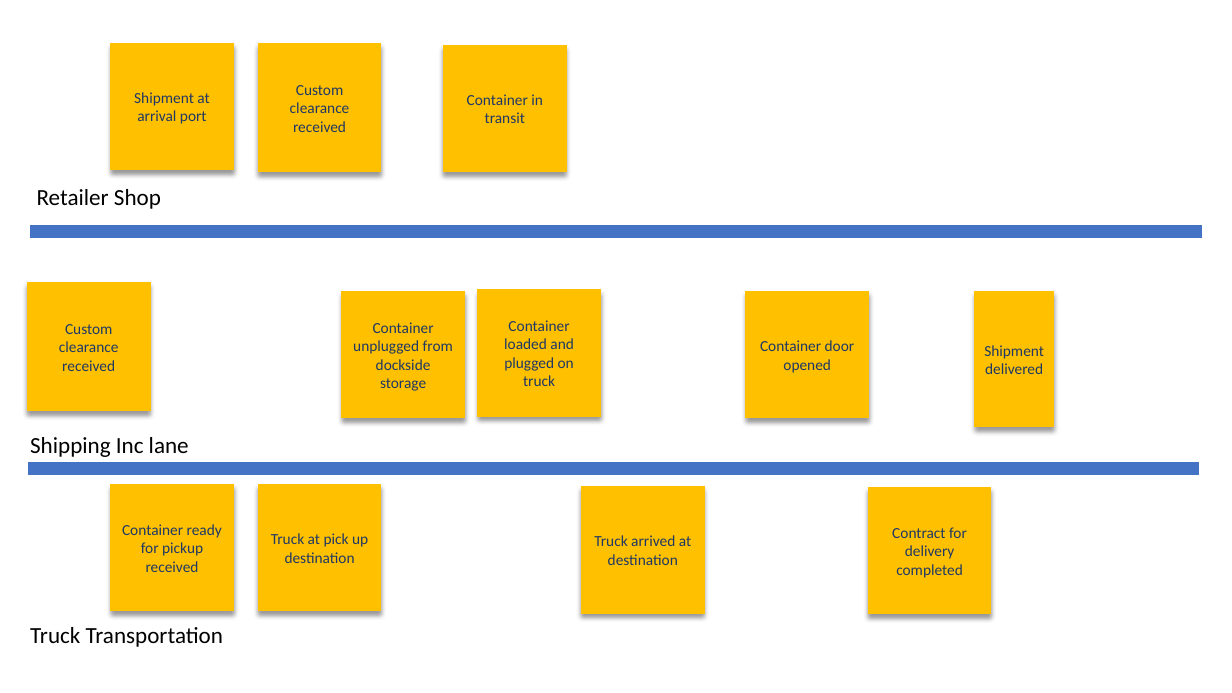
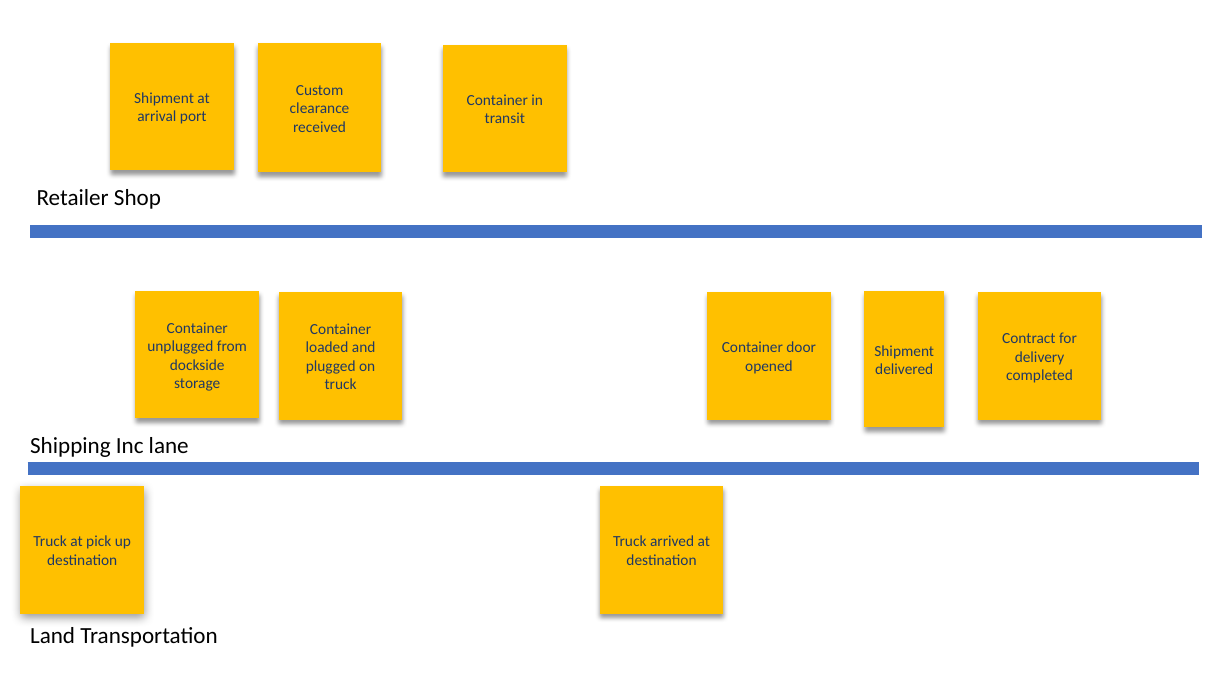
Before and after one commit to ibm-cloud-architecture/refarch-kc, a slide deck: slide 12 of analysis/kc-eventstorming.pptx (slide 7 before the commit). Drawn at 1232x693 pixels with LibreOffice and Linux fonts; fonts in the diff are those of the drawing. Boxes give left, top, right and bottom in pixels: in the first picture for what was removed or moved away, otherwise in the second. Text is boxed around its words. In the diff, an @@ line names an element or a change of style, - is before the commit and + after.

```diff
--- a/analysis/kc-eventstorming.pptx
+++ b/analysis/kc-eventstorming.pptx
@@ rectangle removed at bbox=[28, 282, 150, 410] @@
-Custom clearance received
@@ rectangle "Container unplugged from dockside storage": place and size @@
-rectangle "Container unplugged from dockside storage" at bbox=[342, 292, 464, 419]
+rectangle "Container unplugged from dockside storage" at bbox=[136, 292, 258, 419]
@@ rectangle "Container loaded and plugged on ...": place and size @@
-rectangle "Container loaded and plugged on ..." at bbox=[478, 290, 600, 417]
+rectangle "Container loaded and plugged on ..." at bbox=[279, 293, 401, 420]
@@ rectangle "Container door opened": place and size @@
-rectangle "Container door opened" at bbox=[746, 292, 868, 419]
+rectangle "Container door opened" at bbox=[708, 293, 830, 420]
@@ rectangle "Shipment delivered": place and size @@
-rectangle "Shipment delivered" at bbox=[975, 292, 1054, 427]
+rectangle "Shipment delivered" at bbox=[865, 292, 944, 427]
@@ rectangle "Contract for delivery completed": place and size @@
-rectangle "Contract for delivery completed" at bbox=[869, 488, 991, 615]
+rectangle "Contract for delivery completed" at bbox=[979, 293, 1101, 420]
@@ rectangle "Truck at pick up destination": place and size @@
-rectangle "Truck at pick up destination" at bbox=[259, 485, 381, 612]
+rectangle "Truck at pick up destination" at bbox=[21, 487, 143, 614]
@@ rectangle "Truck at pick up destination" at bbox=[21, 487, 143, 614]: shadow changed @@
@@ rectangle removed at bbox=[111, 485, 233, 612] @@
-Container ready for pickup received
@@ rectangle "Truck arrived at destination": place and size @@
-rectangle "Truck arrived at destination" at bbox=[581, 487, 703, 614]
+rectangle "Truck arrived at destination" at bbox=[601, 487, 723, 614]
@@ text at bbox=[30, 627, 217, 647]: text changed @@
-Truck Transportation
+Land Transportation
```
Also in this commit, not shown: 6 other slides changed, 8 slides added, 2 slides removed, 37 other files.
